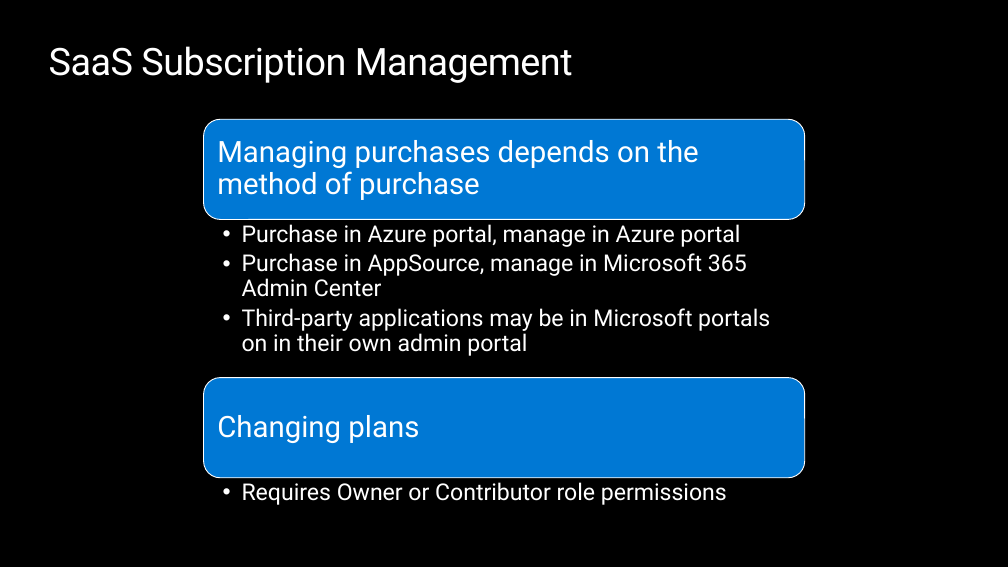
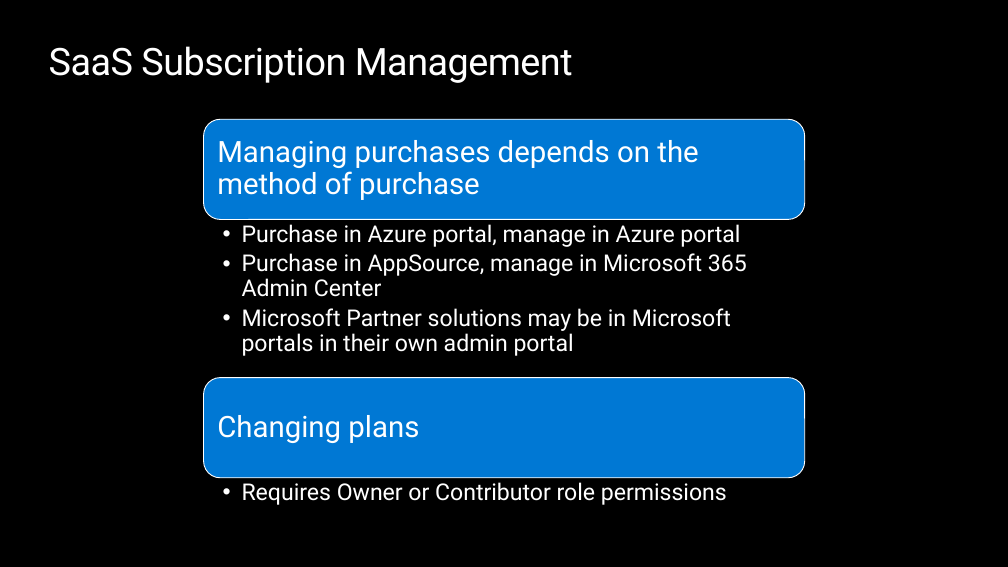
Before and after one commit to opsgility/marketplace, a slide deck: slide 33 of azure-marketplace-workshop/Day 1 - Skilling Deck for Microsoft Marketplace.pptx (slide 32 before the commit). Drawn at 1008x567 pixels with LibreOffice and Linux fonts; fonts in the diff are those of the drawing; background and template pictures are left out. Boxes give left, top, right and bottom in pixels: in the first picture for what was removed or moved away, otherwise in the second. Text is boxed around its words. In the diff, an @@ line names an element or a change of style, - is before the commit and + after.

Commit message:
PPT Files updated based on Microsoft SME feedback.

```diff
--- a/azure-marketplace-workshop/Day 1 - Skilling Deck for Microsoft Marketplace.pptx
+++ b/azure-marketplace-workshop/Day 1 - Skilling Deck for Microsoft Marketplace.pptx
@@ text at bbox=[242, 308, 731, 356]: text changed @@
-  • Third-party applications may be in Microsoft portals on in their own admin portal
+  • Microsoft Partner solutions may be in Microsoft portals in their own admin portal
```
Also in this commit, not shown: 18 other slides changed, 1 slide added, 1 other file.
